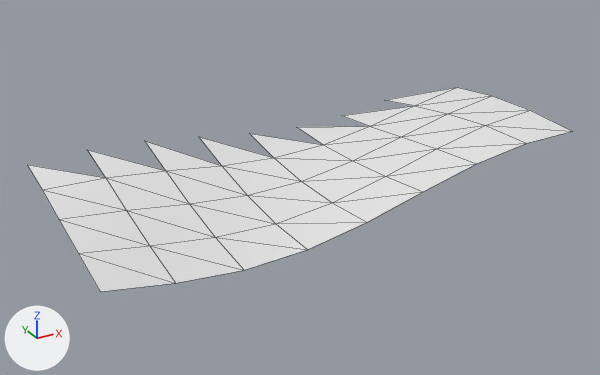
A saved change to the OBJ model models/areas/flats/sand_-2_-2.obj.
One viewpoint serves both versions: a 50 mm lens placed at (-50.0, -3.2, 14.0), pointed at (-33.3, 27.1, -1.2). The axes (+X, +Y, +Z) are drawn at lower left. The lights are the same throughout. The picture after the commit comes second. Mesh edges are drawn as thin lines. Where no turn or scale is listed for an object, it has been applied to the vertices. Vertices at exactly the same position are counted once.

The older version as bpy lines, for what is in view:
```python
me_sand__2__2 = bpy.data.meshes.new('sand_-2_-2')
me_sand__2__2.from_pydata(...)  # 44 vertices, 56 faces; spans x -44.0..-22.0, y 22.0..33.0, z -1.6..1.4
ob_sand__2__2 = bpy.data.objects.new('sand_-2_-2', me_sand__2__2)
ob_sand__2__2.location = (0.0, 0.0, 0.0)
```
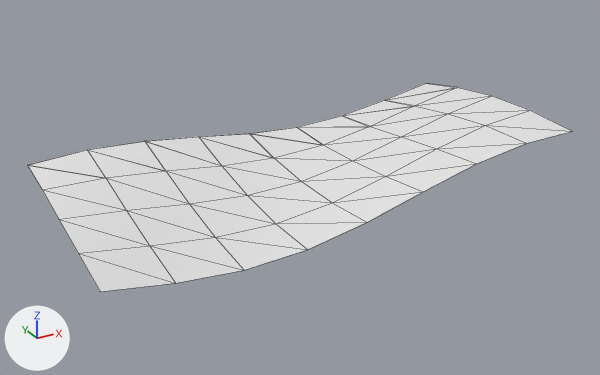
Patch to the scene script:
```diff
--- a/models/areas/flats/sand_-2_-2.obj.py
+++ b/models/areas/flats/sand_-2_-2.obj.py
@@ me_sand__2__2 @@
 # used by ob_sand__2__2; location = (0.0, 0.0, 0.0)
-me_sand__2__2.from_pydata(...)  # 44 vertices, 56 faces; spans x -44.0..-22.0, y 22.0..33.0, z -1.6..1.4
+me_sand__2__2.from_pydata(...)  # 69 vertices, 72 faces; spans x -44.0..-22.0, y 22.0..33.0, z -1.6..1.4
+# me_sand__2__2 part 1
+# 25 vertices are added at x -44.0..-22.0, y 30.2..33.0, z -0.9..1.0
+# 16 new faces join them
```

Where the change shows, as pixel boxes [x1, y1, x2, y2] in the pictures (600 x 375 px):
'sand_-2_-2', reshaped: before [28, 88, 572, 292]; after [28, 83, 572, 292]
part 1 of me_sand__2__2, added: after [28, 83, 457, 178]
